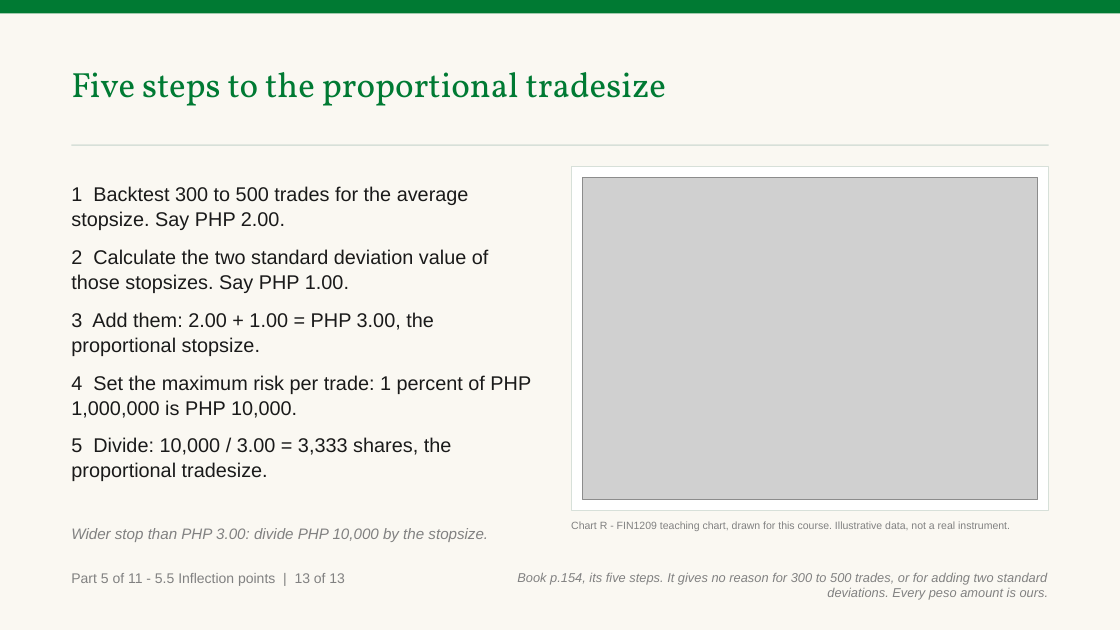
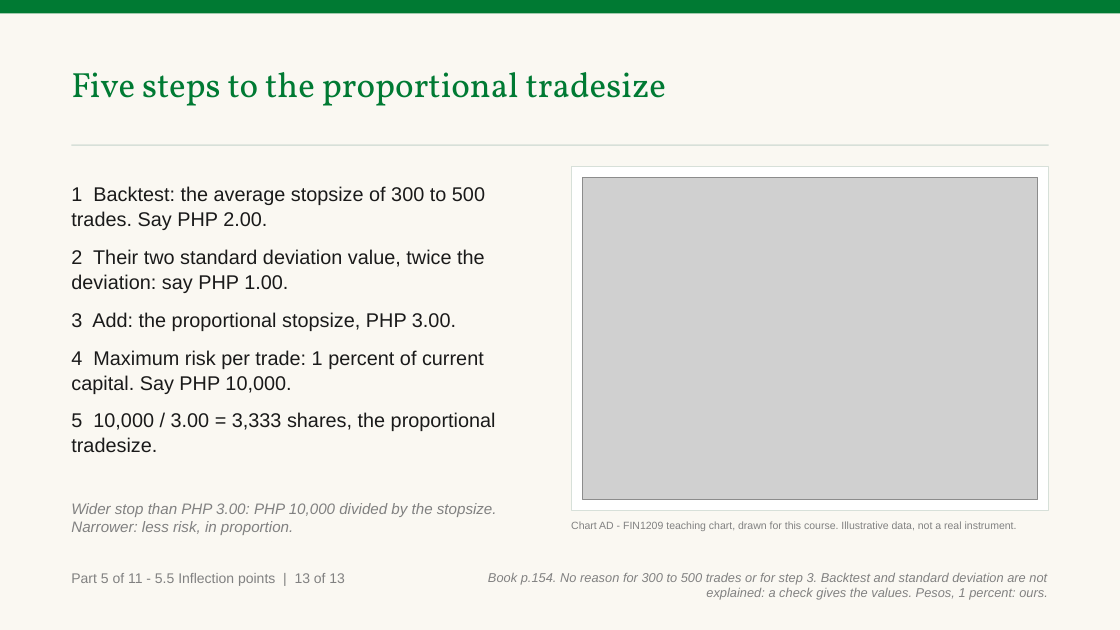
Before and after one commit to benjiesotelo-sudo/Telos_FIN1209, a slide deck: slide 103 of chapter-05/FIN1209-Chapter-05.pptx (slide 99 before the commit). Drawn at 1120x630 pixels with LibreOffice and Linux fonts; fonts in the diff are those of the drawing; grey boxes stand for pictures. Boxes give left, top, right and bottom in pixels: in the first picture for what was removed or moved away, otherwise in the second. Text is boxed around its words. In the diff, an @@ line names an element or a change of style, - is before the commit and + after.

```diff
--- a/chapter-05/FIN1209-Chapter-05.pptx
+++ b/chapter-05/FIN1209-Chapter-05.pptx
@@ text at [71, 186, 496, 452]: text changed @@
-1 Backtest 300 to 500 trades for the average stopsize. Say PHP 2.00.
-2 Calculate the two standard deviation value of those stopsizes. Say PHP 1.00.
-3 Add them: 2.00 + 1.00 = PHP 3.00, the proportional stopsize.
-4 Set the maximum risk per trade: 1 percent of PHP 1,000,000 is PHP 10,000.
-5 Divide: 10,000 / 3.00 = 3,333 shares, the proportional tradesize.
+1 Backtest: the average stopsize of 300 to 500 trades. Say PHP 2.00.
+2 Their two standard deviation value, twice the deviation: say PHP 1.00.
+3 Add: the proportional stopsize, PHP 3.00.
+4 Maximum risk per trade: 1 percent of current capital. Say PHP 10,000.
+5 10,000 / 3.00 = 3,333 shares, the proportional tradesize.
@@ text at [71, 503, 497, 535]: text changed @@
-Wider stop than PHP 3.00: divide PHP 10,000 by the stopsize.
+Wider stop than PHP 3.00: PHP 10,000 divided by the stopsize. Narrower: less risk, in proportion.
@@ text at [571, 521, 1017, 531]: text changed @@
-Chart R - FIN1209 teaching chart, drawn for this course. Illustrative data, not a real instrument.
+Chart AD - FIN1209 teaching chart, drawn for this course. Illustrative data, not a real instrument.
@@ text at [488, 573, 1048, 600]: text changed @@
-Book p.154, its five steps. It gives no reason for 300 to 500 trades, or for adding two standard deviations. Every peso amount is ours.
+Book p.154. No reason for 300 to 500 trades or for step 3. Backtest and standard deviation are not explained: a check gives the values. Pesos, 1 percent: ours.
```
Also in this commit, not shown: 116 other slides changed, 8 slides added, 5 other files.
